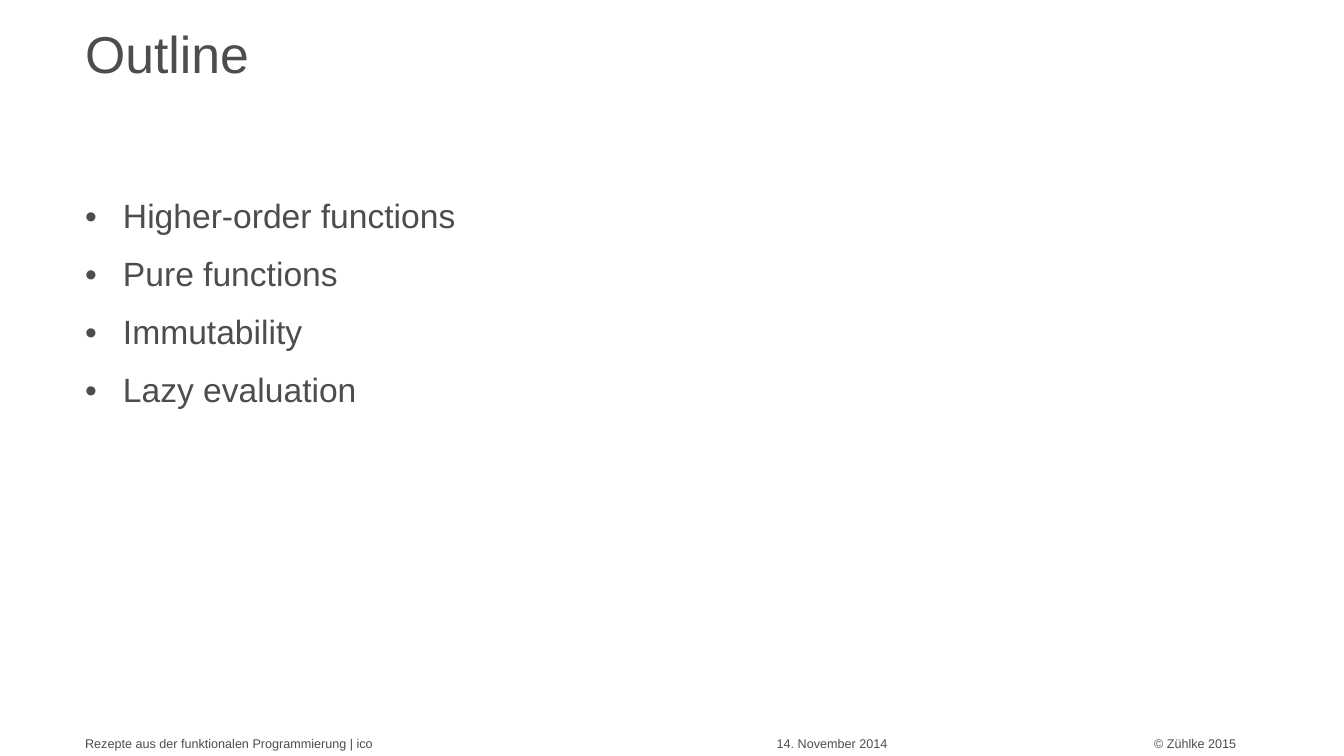
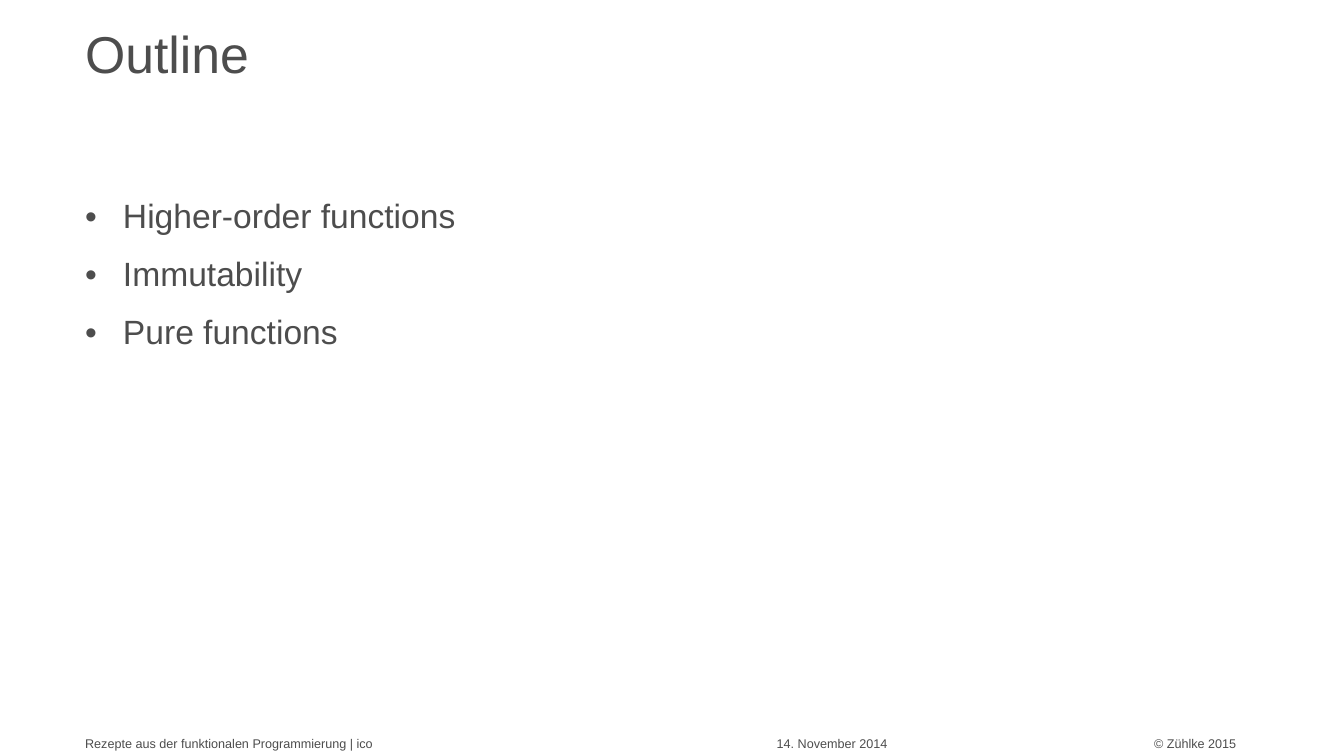
Before and after one commit to aax/zdays-fp-patterns, a slide deck: slide 7 of Functional Design Patterns for OO Practitioners.pptx (slide 5 before the commit). Drawn at 1344x756 pixels with LibreOffice and Linux fonts; fonts in the diff are those of the drawing. Boxes give left, top, right and bottom in pixels: in the first picture for what was removed or moved away, otherwise in the second. Text is boxed around its words. In the diff, an @@ line names an element or a change of style, - is before the commit and + after.

```diff
--- a/Functional Design Patterns for OO Practitioners.pptx
+++ b/Functional Design Patterns for OO Practitioners.pptx
@@ text at (x1=123, y1=261, x2=302, y2=293): paragraph added @@
+• Immutability
@@ text at (x1=123, y1=319, x2=356, y2=409): paragraphs removed @@
-• Immutability
-• Lazy evaluation
```
Also in this commit, not shown: 6 other slides changed, 2 slides added, 5 slides removed, 4 other files.
